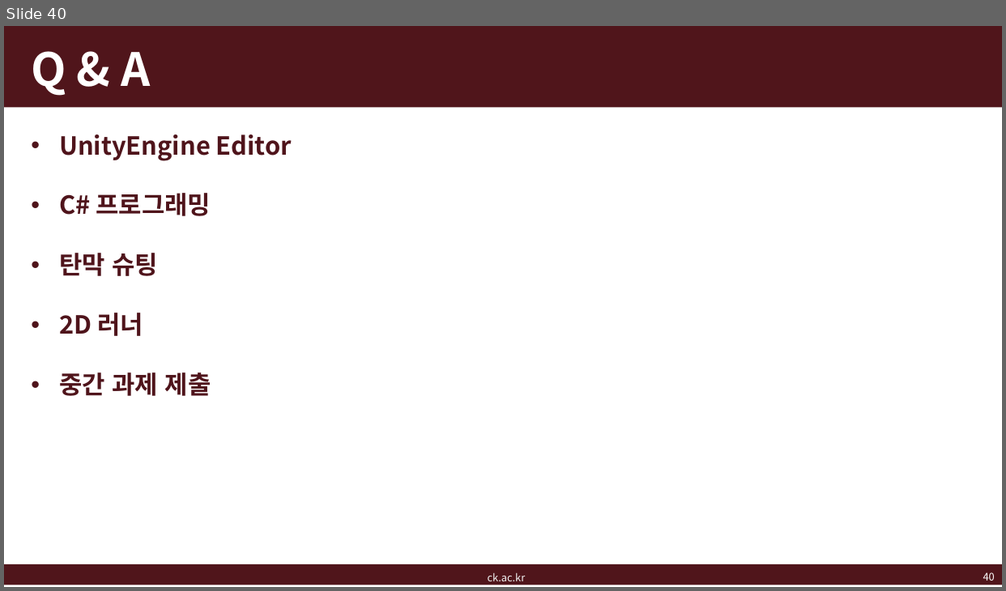
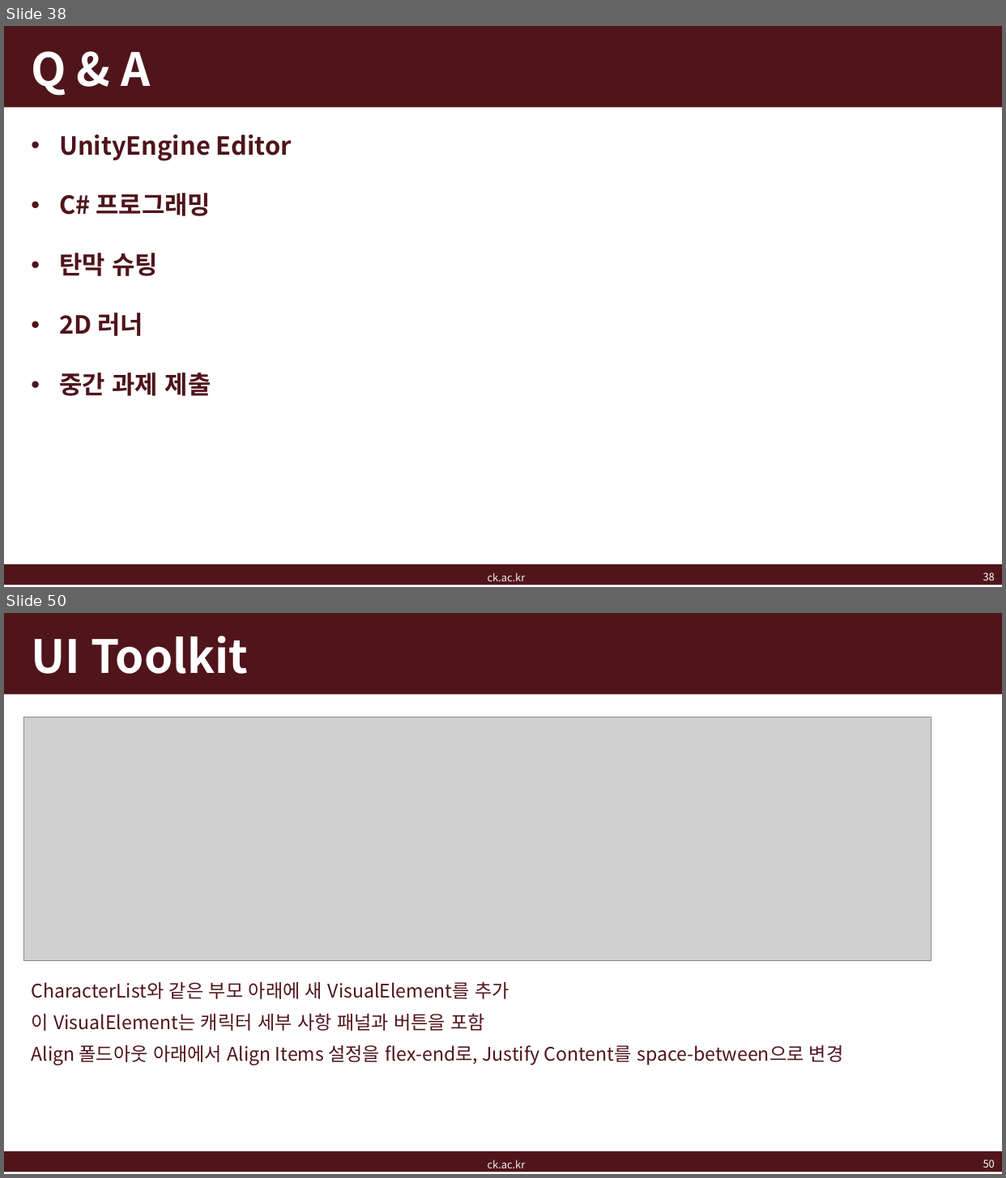
Before and after one commit to kj-ban/intermediate-game-engine-programming, a slide deck: doc/게임엔진프로그래밍응용_7주차.pptx. Shown one above the other, each under a label of ours: slide 40 before the commit, slides 38 and 50 after it; the slides between them are not shown. The pictures are 1006x591 and 1006x1178 pixels, drawn with LibreOffice and Linux fonts; fonts in the diff are those of the drawing; grey boxes stand for pictures; background and template pictures are left out. Boxes give left, top, right and bottom in pixels: in the first picture for what was removed or moved away, otherwise in the second. Text is boxed around its words. In the diff, an @@ line names an element or a change of style, - is before the commit and + after.

```diff
--- a/doc/게임엔진프로그래밍응용_7주차.pptx
+++ b/doc/게임엔진프로그래밍응용_7주차.pptx
@@ slide 50 added at (4,613,1002,1174), background #FFFFFF; not listed: 2 template elements that a slide beside it also shows @@
@@ title added at (31,636,248,674), 44 pt, text #FFFFFF, bold @@
+UI Toolkit
@@ picture added at (24,717,931,961) @@
@@ text added at (31,982,509,999), 18 pt, text #4F141B @@
+CharacterList와 같은 부모 아래에 새 VisualElement를 추가
@@ text added at (31,1013,484,1031), 18 pt, text #4F141B @@
+이 VisualElement는 캐릭터 세부 사항 패널과 버튼을 포함
@@ text added at (31,1046,844,1066), 18 pt, text #4F141B @@
+Align 폴드아웃 아래에서 Align Items 설정을 flex-end로, Justify Content를 space-between으로 변경
@@ text added at (488,1161,526,1169), 10 pt, text #F2F2F2 @@
+ck.ac.kr
@@ page number added at (983,1160,995,1168), 10 pt, text #FFFFFF @@
+50
@@ what was slide 40 is now slide 38 @@
@@ page number at (983,573,995,581): text changed @@
-40
+38
```
Also in this commit, not shown: 5 slides changed, 40 other slides added, 4 slides removed, 48 other files.
